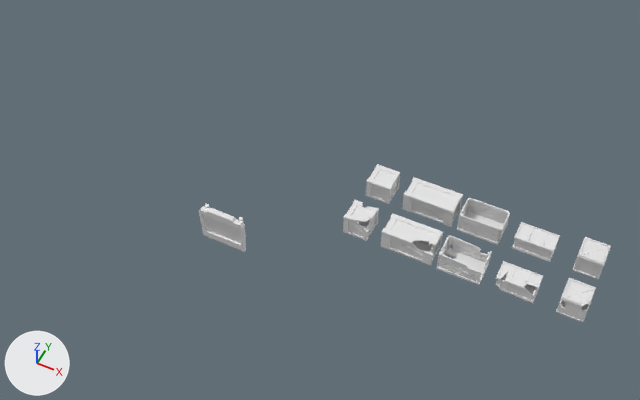
What one commit did to the Blender file Modelos/Cenario Cowboy/breder uv4.blend.
Both versions are drawn from a 50 mm camera at (12.1, -16.5, 25.1) aimed at (2.3, 3.2, 0.5). Arrows for +X, +Y and +Z are at lower left; the lights stay in place. Materials are left out; every surface is plain grey.

The scene before the commit, as lines of its bpy script (objects in view):
```python
me_cube_032 = bpy.data.meshes.new('Cube.032')
me_cube_032.from_pydata(...)  # 120 vertices, 88 faces; spans x -0.98..0.98, y -0.49..0.49, z 0.0..0.85
# faces by material slot: [6, 82]
me_cube_032.materials.append(mat_material_marrom)
me_cube_032.materials.append(mat_material_marron_claro)
me_cube_037 = bpy.data.meshes.new('Cube.037')
me_cube_037.from_pydata(...)  # 200 vertices, 146 faces; spans x -0.81..0.81, y -0.52..0.52, z 0.0..0.82
me_cube_037.materials.append(mat_uv)
me_cube_045 = bpy.data.meshes.new('Cube.045')
me_cube_045.from_pydata(...)  # 176 vertices, 147 faces; spans x -0.98..0.98, y -0.49..0.49, z 0.0..0.85
# faces by material slot: [39, 108]
me_cube_045.materials.append(mat_material_marrom)
me_cube_045.materials.append(mat_material_marron_claro)
ob_caixa_2 = bpy.data.objects.new('Caixa.2', me_cube_032)
ob_caixa_2.location = (6.0, 5.0, 0.0)
ob_caixa_2_quebrada = bpy.data.objects.new('Caixa.2.quebrada', me_cube_045)
ob_caixa_2_quebrada.location = (6.0, 3.0, 0.0)
ob_caixa_3 = bpy.data.objects.new('Caixa.3', me_cube_037)
ob_caixa_3.location = (8.0, 5.0, 0.0)
# also in view: 'Mural' at (0.0, 0.1, 0.9); 'Caixa.5.quebrada' at (12.0, 3.0, 0.5); 'Caixa.4.Tampa.quebrada' at (10.0, 3.0, 0.6); 'Caixa.5' at (12.0, 5.0, 0.5); 'Caixa.4.Tampa' at (10.0, 5.0, 0.6)
```
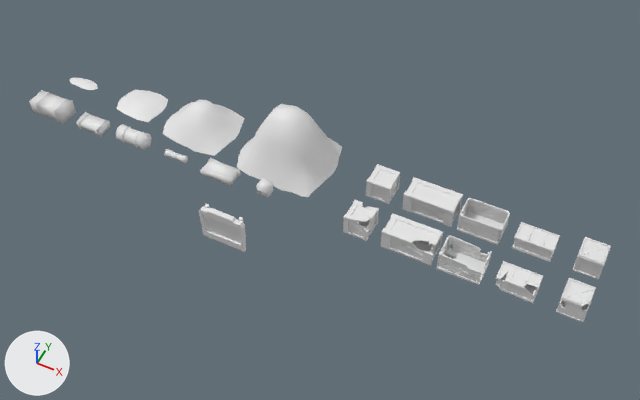
Changed parts and their boxes [x1, y1, x2, y2] in the pictures (640 x 400 px):
'Feno.10', added
    after: [237, 104, 342, 197]
'Feno.9', added
    after: [162, 100, 245, 156]
'Feno.8', added
    after: [117, 90, 168, 122]
'Feno.1', added
    after: [29, 90, 76, 124]
'Feno.5', added
    after: [200, 158, 241, 186]
'Feno.3', added
    after: [116, 124, 152, 150]
'Feno.2', added
    after: [77, 112, 111, 137]
'Feno.6', added
    after: [256, 178, 273, 197]
'Feno.7', added
    after: [70, 78, 98, 90]
'Feno.4', added
    after: [164, 149, 188, 164]

Diff of the bpy script that builds the scene:
```diff
--- a/Modelos/Cenario Cowboy/breder uv4.blend.py
+++ b/Modelos/Cenario Cowboy/breder uv4.blend.py
@@ me_plane_003 @@
+me_plane_003.from_pydata(...)  # 81 vertices, 64 faces; spans x -1.97..1.9, y -1.66..1.84, z 0.0..2.51
+me_plane_003.polygons.foreach_set('use_smooth', [True] * 64)
@@ me_plane_001 @@
+me_plane_001.from_pydata(...)  # 49 vertices, 36 faces; spans x -1.54..1.51, y -1.36..1.46, z 0.0..1.21
+me_plane_001.polygons.foreach_set('use_smooth', [True] * 36)
@@ me_plane @@
+me_plane.from_pydata(...)  # 42 vertices, 30 faces; spans x -1.03..0.99, y -0.85..0.91, z 0.0..0.23
+me_plane.polygons.foreach_set('use_smooth', [True] * 30)
@@ me_plane_002 @@
+me_plane_002.from_pydata(...)  # 25 vertices, 16 faces; spans x -0.741..0.721, y -0.272..0.321, z 0.004..0.126
+me_plane_002.polygons.foreach_set('use_smooth', [True] * 16)
@@ me_cube_005 @@
+me_cube_005.from_pydata(...)  # 90 vertices, 88 faces; spans x -0.243..0.255, y -0.237..0.237, z -0.013..0.464
@@ me_cube_004 @@
+me_cube_004.from_pydata(...)  # 72 vertices, 70 faces; spans x -0.649..0.717, y -0.383..0.387, z -0.015..0.323
+me_cube_004.polygons.foreach_set('use_smooth', [True] * 70)
@@ me_cube_003 @@
+me_cube_003.from_pydata(...)  # 82 vertices, 80 faces; spans x -0.475..0.483, y -0.153..0.151, z -0.019..0.275
+me_cube_003.polygons.foreach_set('use_smooth', [True] * 80)
@@ me_cylinder_001 @@
+me_cylinder_001.from_pydata(...)  # 154 vertices, 152 faces; spans x -0.657..0.674, y -0.371..0.348, z -0.025..0.637
+me_cylinder_001.polygons.foreach_set('use_smooth', [True] * 152)
@@ me_cube_001 @@
+me_cube_001.from_pydata(...)  # 72 vertices, 70 faces; spans x -0.614..0.599, y -0.344..0.348, z -0.015..0.323
+me_cube_001.polygons.foreach_set('use_smooth', [True] * 70)
@@ me_cube @@
+me_cube.from_pydata(...)  # 82 vertices, 80 faces; spans x -0.81..0.79, y -0.41..0.42, z -0.02..0.64
+me_cube.polygons.foreach_set('use_smooth', [True] * 80)
@@ ob_feno_10 @@
+ob_feno_10 = bpy.data.objects.new('Feno.10', me_plane_003)
+ob_feno_10.location = (0.0, 5.0, 0.0)
@@ ob_feno_9 @@
+ob_feno_9 = bpy.data.objects.new('Feno.9', me_plane_001)
+ob_feno_9.location = (-4.0, 5.0, 0.0)
@@ ob_feno_8 @@
+ob_feno_8 = bpy.data.objects.new('Feno.8', me_plane)
+ob_feno_8.location = (-7.0, 5.0, 0.0)
@@ ob_feno_7 @@
+ob_feno_7 = bpy.data.objects.new('Feno.7', me_plane_002)
+ob_feno_7.location = (-10.0, 5.0, 0.0)
@@ ob_feno_6 @@
+ob_feno_6 = bpy.data.objects.new('Feno.6', me_cube_005)
+ob_feno_6.location = (0.0, 3.0, 0.0)
@@ ob_feno_5 @@
+ob_feno_5 = bpy.data.objects.new('Feno.5', me_cube_004)
+ob_feno_5.location = (-2.0, 3.0, 0.0)
@@ ob_feno_4 @@
+ob_feno_4 = bpy.data.objects.new('Feno.4', me_cube_003)
+ob_feno_4.location = (-4.0, 3.0, 0.0)
@@ ob_feno_3 @@
+ob_feno_3 = bpy.data.objects.new('Feno.3', me_cylinder_001)
+ob_feno_3.location = (-6.0, 3.0, 0.0)
@@ ob_feno_2 @@
+ob_feno_2 = bpy.data.objects.new('Feno.2', me_cube_001)
+ob_feno_2.location = (-8.0, 3.0, 0.0)
@@ ob_feno_1 @@
+ob_feno_1 = bpy.data.objects.new('Feno.1', me_cube)
+ob_feno_1.location = (-10.0, 3.0, 0.0)
```
